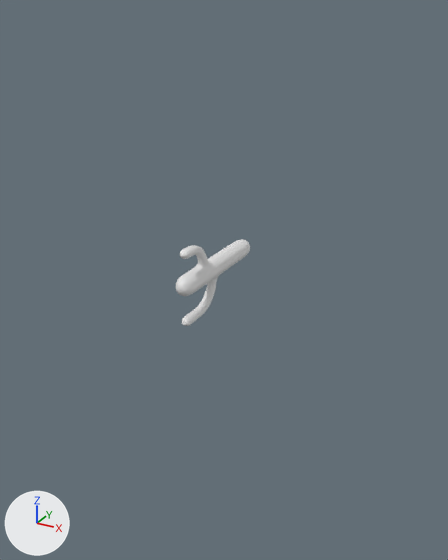
The Blender file Practical5/cactus.blend: old version first, new version second.
Both versions are drawn from a camera (50 mm lens) standing at (2.31, -3.65, 2.02) and looking at (-0.07, 0.69, -0.15). Arrows for +X, +Y and +Z are at lower left; the lights stay in place. Mesh edges are drawn as thin lines on the coarser meshes.

Objects in the first picture: 'cactus'.
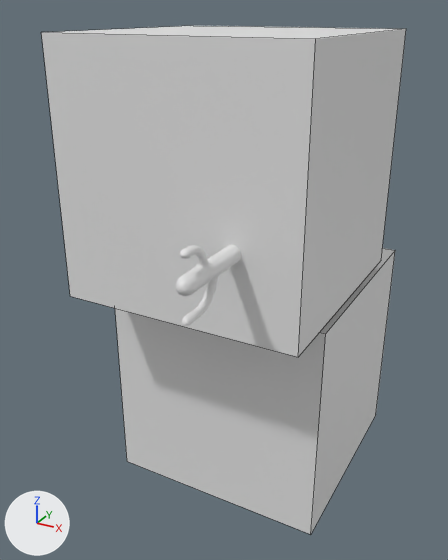
The newer file is also turned or shifted as a whole; pictures and numbers use the older file's frame.

Where the change shows, as pixel boxes (x1, y1, x2, y2) in the pictures (448 x 560 px):
'handle_1', added
    after: (41, 26, 406, 357)
'handle_1_dest', added
    after: (115, 248, 395, 534)

The edits, one by one:
Mesh me_cube_001 is new.
It is a box spanning x -1.0..1.0, y -1.0..1.0, z -1.0..1.0.
Object 'handle_1_dest' (ob_handle_1_dest) is new; it shows me_cube_001.
Its location is (0.0, 1.319, -1.22).
Its rotation in degrees is (90, 0, 0).
Object 'handle_1' (ob_handle_1) is new; it shows a copy of me_cube_001.
Its location is (0.0, 0.772, 0.865).
Its rotation in degrees is (90, 0, 0).
